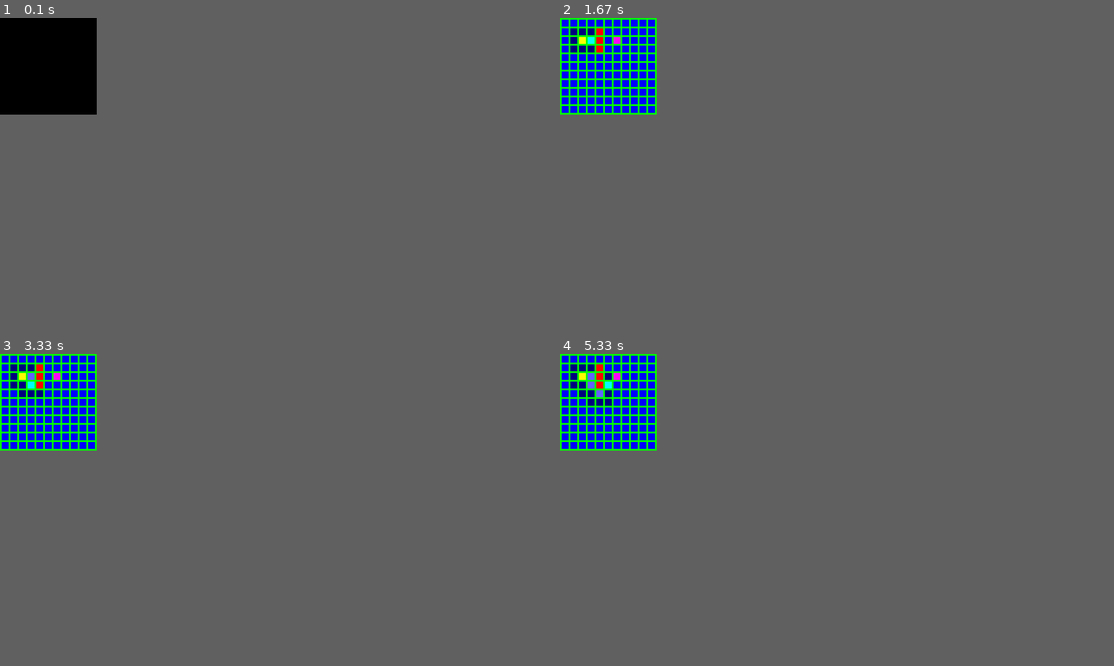
Above: before the commit, frames 1-4 (two rows, left to right).
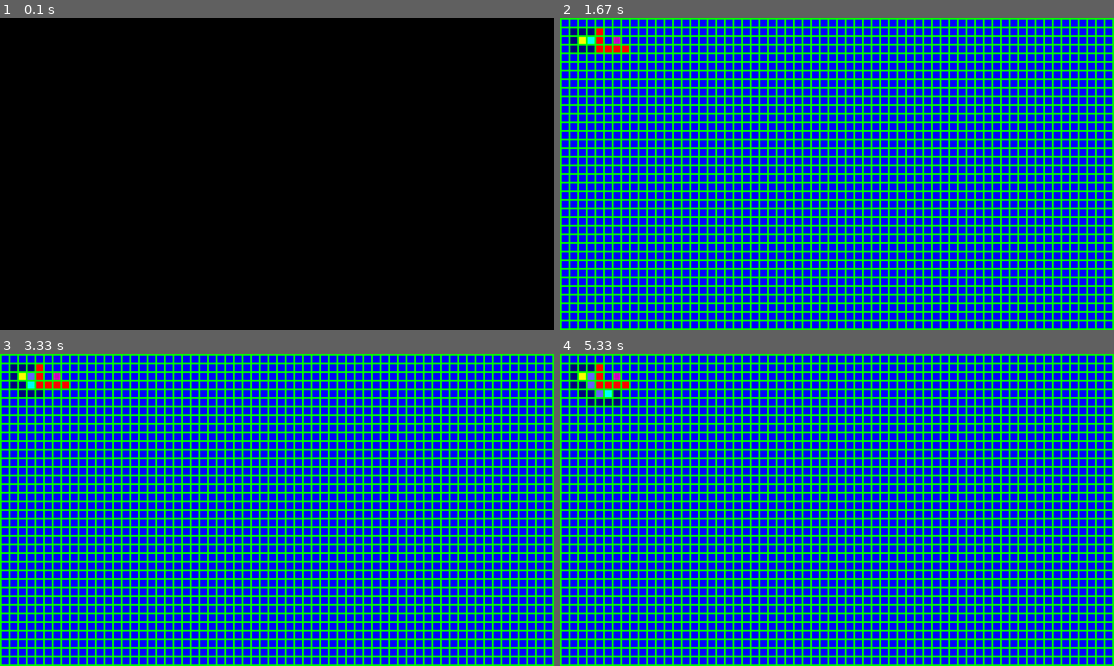
Above: after the commit, the same moments.

Repository: LoganPletcher/Python_OpenGL
Game: pygame game, started from Balls/PyGameTest2.py
Same seed, same stepped clock (60 frames per second), same inputs: the game is played once before the commit and once after it.
Inputs:
- Up to frame 1 (0.1 s): no input
- Up to frame 2 (1.67 s): no input
- Up to frame 3 (3.33 s): no input
- Up to frame 4 (5.33 s): no input
The window is 157x157 before the commit and 899x507 after it. Grey fills any space a smaller window leaves; there, only what the larger window draws over its background counts as a difference.

The runs differ from the first frame. In frame 1, only the window size differs. In frame 2, 37% of the frame differs, in the area x 0-100%, y 0-100%; in frame 3, 37%; in frame 4, 37%.

Commit message:
Completed the A* algorithm.

Diff:
--- a/Balls/PyGameTest2.py
+++ b/Balls/PyGameTest2.py
@@ -41,7 +41,7 @@
 
 pygame.init()
 pygame.font.init()
-screen = pygame.display.set_mode((280,280))
+screen = pygame.display.set_mode((1605,905))
 red = (255,0,0)
 green = (0,255,0)
 blue = (0,0,255)
@@ -52,27 +52,33 @@
 black = (0,0,0)
 pink = (255,200,200)
 yellow = (255,255,0)
-purple = (255,0,255)
+purple = (200,0,200)
 hotpink = (255,0,200)
+
 screen.fill(green)
+
 nodes = []
-for y in range(0,11):
+
+for y in range(0,66):
     noderow = []
-    for x in range(0,11):
+    for x in range(0,36):
         node = Nodes.Node(y,x)
         noderow.append(node)
     nodes.append(noderow)
 
-agentnode = nodes[2][2]
+anode = nodes[2][2]
 cnode = nodes[2][2]
 onode = nodes[6][2]
 
 for i in range(0,3):
     nodes[4][i+1].setWalk(False)
+nodes[5][3].setWalk(False)
+nodes[6][3].setWalk(False)
+nodes[7][3].setWalk(False)
 
+openList = [] #Nodes that the current node can and could walk to
+closedList = [] #Nodes that the current node has already walked to
 
-openList = [] #Nodes that the current can and could walk to?
-closedList = []
 for noderow in nodes:
     for node in noderow:
         if node == cnode:
@@ -81,41 +87,44 @@
             openList.append(node)
         else:
             continue
+
 neighbors(cnode, nodes, openList, onode, closedList)
+
 while True:
         for event in pygame.event.get():
             if event.type==QUIT:
                 pygame.quit()
                 sys.exit()
-        #print (cnode.pos)
+
         for noderow in nodes:
             for node in noderow:
                 node.draw(screen,green)
-        #
-        #if not openList:
+
         if not cnode == onode:
             for noderow in nodes:
                 for node in noderow:
                     if node == cnode:
                         closedList.append(cnode)
                         openList.remove(node)
+
         if not cnode == onode:
             Adj = neighbors(cnode, nodes, openList, onode, closedList)
-        for node in Adj:
-            if node not in closedList:
-                if node not in openList:
-                    if onode in openList:
-                        print("Got em")
+        if not cnode == onode:
+            for node in Adj:
+                if node not in closedList:
+                    if node not in openList:
+                        if onode in openList:
+                            print("Got em")
+                        else:
+                            node.parent = cnode
+                            node.setG(int(pythag(node, cnode)))
+                            node.setH(manhattan(node, onode))
+                            openList.append(node)
                     else:
-                        node.parent = cnode
-                        node.setG(int(pythag(node, cnode)))
-                        node.setH(manhattan(node, onode))
-                        openList.append(node)
-                else:
-                    cost = cnode.g + int(pythag(node, cnode))
-                    if (cost < node.g):
-                        node.parent = cnode
-                        node.setG(cost)
+                        cost = cnode.g + int(pythag(node, cnode))
+                        if (cost < node.g):
+                            node.parent = cnode
+                            node.setG(cost)
 
         for node in openList:
                 pygame.draw.rect(screen, darkBlue,
@@ -123,32 +132,33 @@
         for node in closedList:
             pygame.draw.rect(screen, lightBlue,
                              (node.left, node.top, node.width, node.height))
+
         pygame.draw.rect(screen, purple,
                          (onode.left, onode.top, onode.width, onode.height))
+
         pygame.draw.rect(screen, yellow,
-                         (agentnode.left, agentnode.top, agentnode.width, agentnode.height))
-        pygame.draw.rect(screen, cyan,
-                         (cnode.left, cnode.top, cnode.width, cnode.height))
+                         (anode.left, anode.top, anode.width, anode.height))
+
+        if not cnode == onode:
+            pygame.draw.rect(screen, cyan,
+                             (cnode.left, cnode.top, cnode.width, cnode.height))
+
         if cnode == onode:
             for noderow in nodes:
                 for node in noderow:
-                    if node.parent:
-                        pygame.draw.line(screen, hotpink,
-                                         (node.left+10, node.top+10), (node.parent.left+10, node.parent.top+10), 1)
-
+                    if node == cnode:
+                        currentnode = node
+                        while currentnode.parent:
+                            pygame.draw.line(screen, hotpink,
+                                             (currentnode.left+10, currentnode.top+10), (currentnode.parent.left+10, currentnode.parent.top+10), 2)
+                            currentnode = currentnode.parent
 
         if not cnode == onode:
             Fs = []
             for node in openList:
                 Fs.append(node.getF())
                 if node.getF() == lowestnum.MinNumFinder(Fs):
-                    #print (node.getF())
-                    #closedList.append(cnode)
-                    #openList.remove(cnode)
                     cnode = node
-                    #closedList.append(cnode)
-                    #openList.remove(node)
-
 
         sleep(1)
         pygame.display.update()
